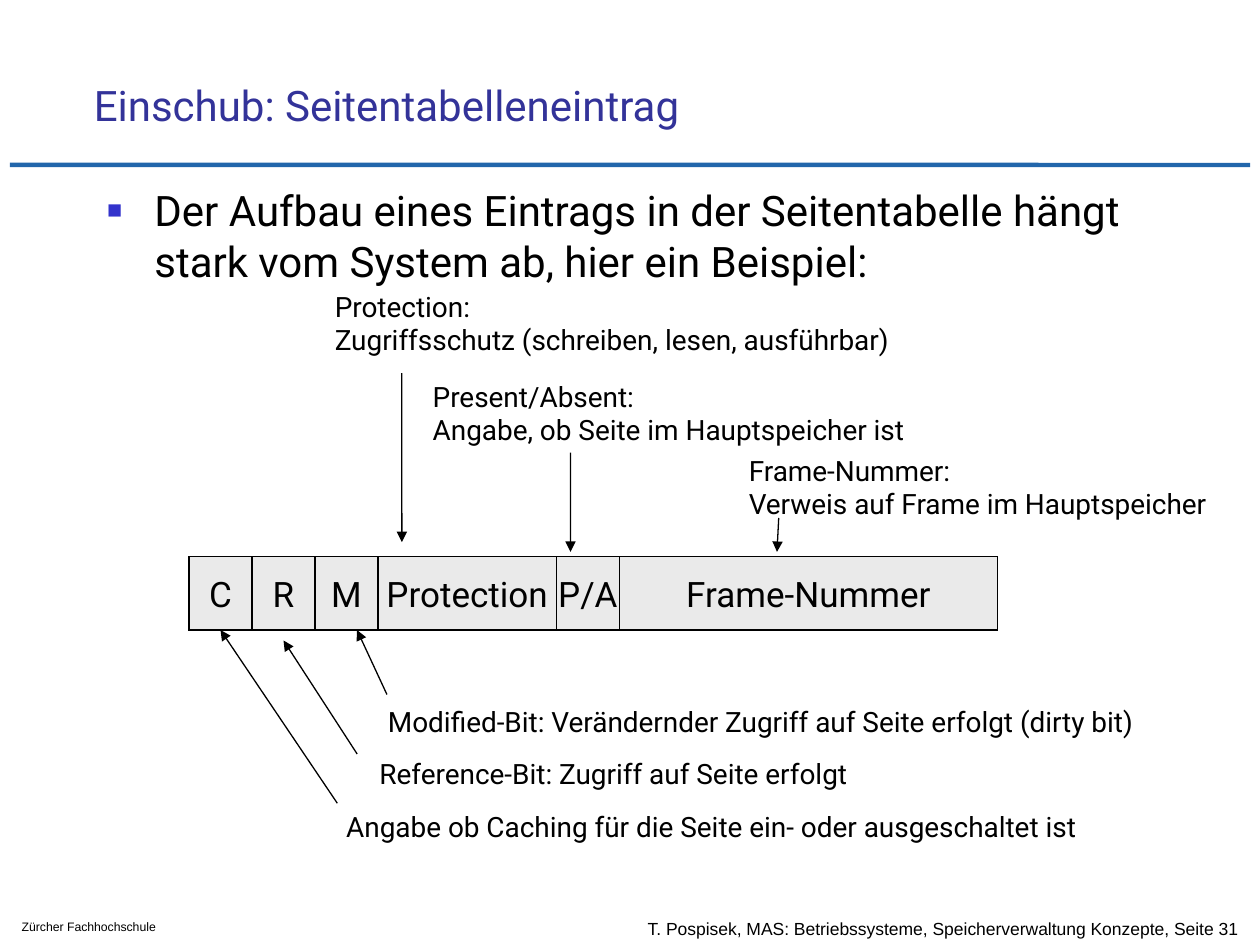
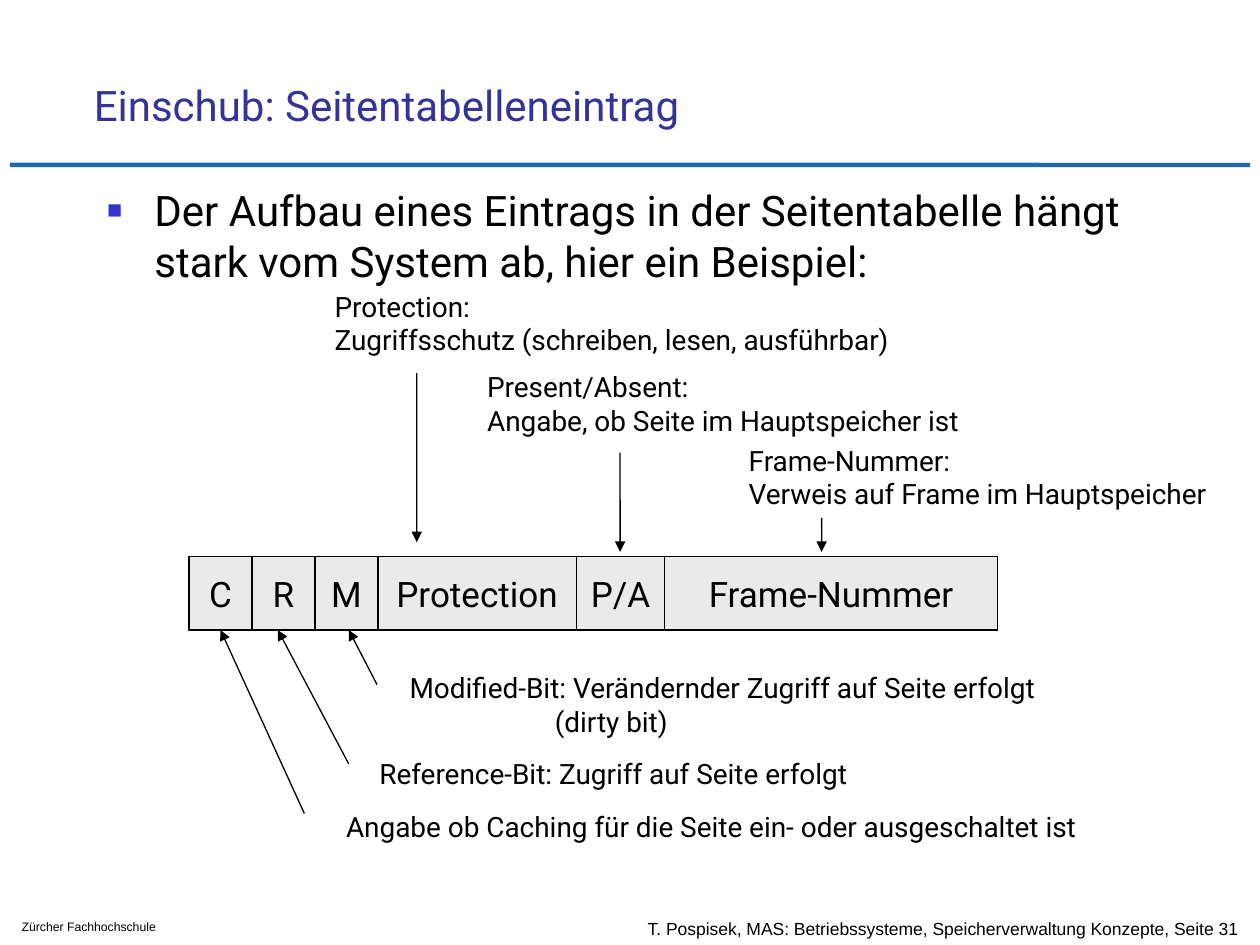
Before and after one commit to tpo/betriebssysteme, a slide deck: slide 31 of 10_Speicherverwaltung_Grundlegende_Konzepte.odp. Drawn at 1260x945 pixels with LibreOffice and Linux fonts; fonts in the diff are those of the drawing; background and template pictures are left out. Boxes give left, top, right and bottom in pixels: in the first picture for what was removed or moved away, otherwise in the second. Text is boxed around its words. In the diff, an @@ line names an element or a change of style, - is before the commit and + after.

Commit message:
Layout

```diff
--- a/10_Speicherverwaltung_Grundlegende_Konzepte.odp
+++ b/10_Speicherverwaltung_Grundlegende_Konzepte.odp
@@ arrow moved from (402, 373) - (402, 542) to (417, 373) - (417, 542) @@
@@ text "Present/Absent:": place and size @@
-text "Present/Absent:" at box(433, 386, 904, 446)
+text "Present/Absent:" at box(487, 376, 958, 437)
@@ text "Frame-Nummer:": place and size @@
-text "Frame-Nummer:" at box(749, 461, 1206, 522)
+text "Frame-Nummer:" at box(749, 451, 1206, 510)
@@ arrow moved from (571, 452) - (571, 552) to (620, 452) - (620, 552) @@
@@ arrow moved from (779, 518) - (777, 552) to (822, 518) - (822, 552) @@
@@ rectangle "Protection": place and size @@
-rectangle "Protection" at box(378, 557, 557, 630)
+rectangle "Protection" at box(378, 557, 576, 630)
@@ rectangle "P/A": place and size @@
-rectangle "P/A" at box(557, 557, 620, 630)
+rectangle "P/A" at box(576, 557, 664, 630)
@@ rectangle "Frame-Nummer": place and size @@
-rectangle "Frame-Nummer" at box(620, 557, 998, 630)
+rectangle "Frame-Nummer" at box(665, 557, 998, 630)
@@ arrow moved from (338, 804) - (220, 630) to (305, 814) - (220, 630) @@
@@ arrow moved from (357, 753) - (284, 640) to (349, 764) - (277, 630) @@
@@ arrow moved from (387, 694) - (357, 630) to (377, 684) - (349, 630) @@
@@ text "Modified-Bit: Verändernder Zugriff auf Seite ..." rewrapped from box(388, 709, 1132, 739) to box(410, 676, 1035, 738) @@
```
Also in this commit, not shown: 3 other slides changed.
